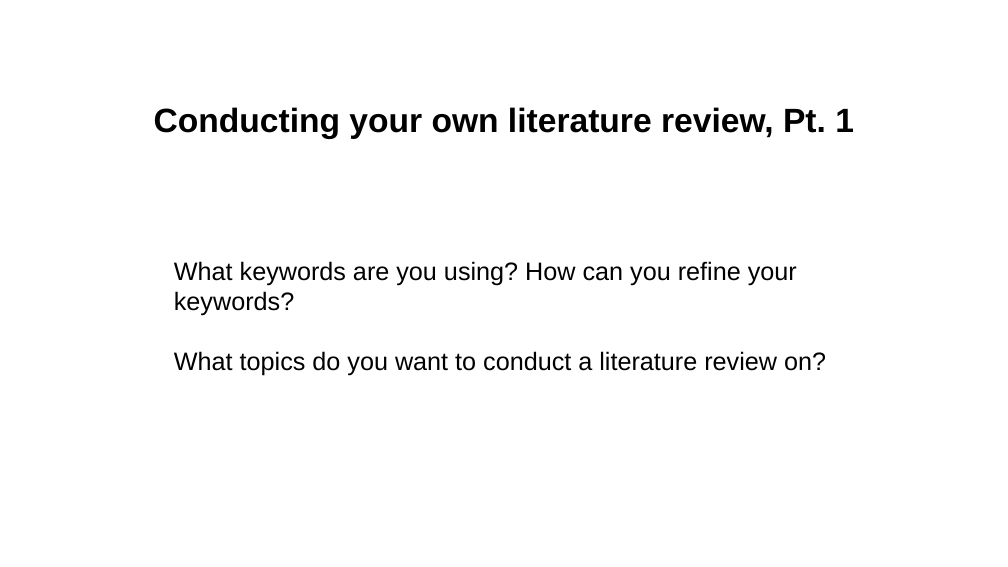
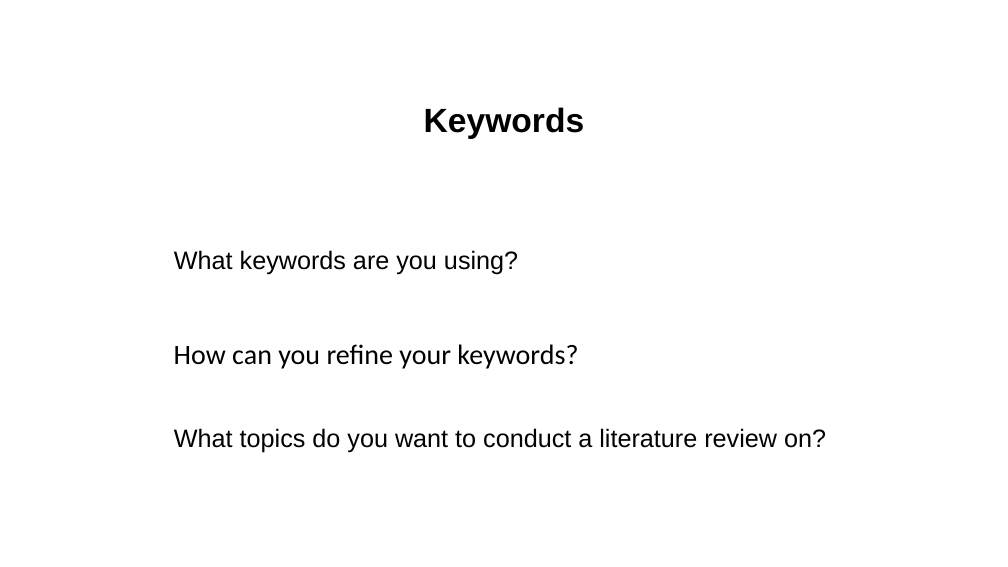
Before and after one commit to NCSU-Libraries/peer-scholars-workshops, a slide deck: slide 8 of Creating Your Literature Review - Research Strategies/ConductingLitReview.pptx. Drawn at 1008x567 pixels with LibreOffice and Linux fonts; fonts in the diff are those of the drawing; background and template pictures are left out. Boxes give left, top, right and bottom in pixels: in the first picture for what was removed or moved away, otherwise in the second. Text is boxed around its words. In the diff, an @@ line names an element or a change of style, - is before the commit and + after.

```diff
--- a/Creating Your Literature Review - Research Strategies/ConductingLitReview.pptx
+++ b/Creating Your Literature Review - Research Strategies/ConductingLitReview.pptx
@@ title at (424,107,585,139): text changed @@
-Conducting your own literature review, Pt. 1
+Keywords
@@ text at (174,250,518,275): text changed @@
-What keywords are you using? How can you refine your keywords?
+What keywords are you using?
@@ text added at (174,344,578,369), 20 pt, text #000000 @@
+How can you refine your keywords?
@@ text "What topics do you want ...": place and size @@
-text "What topics do you want ..." at (174,351,826,375)
+text "What topics do you want ..." at (174,428,826,453)
```
Also in this commit, not shown: 4 other slides changed, 7 slides added, 2 slides removed, 2 other files.
